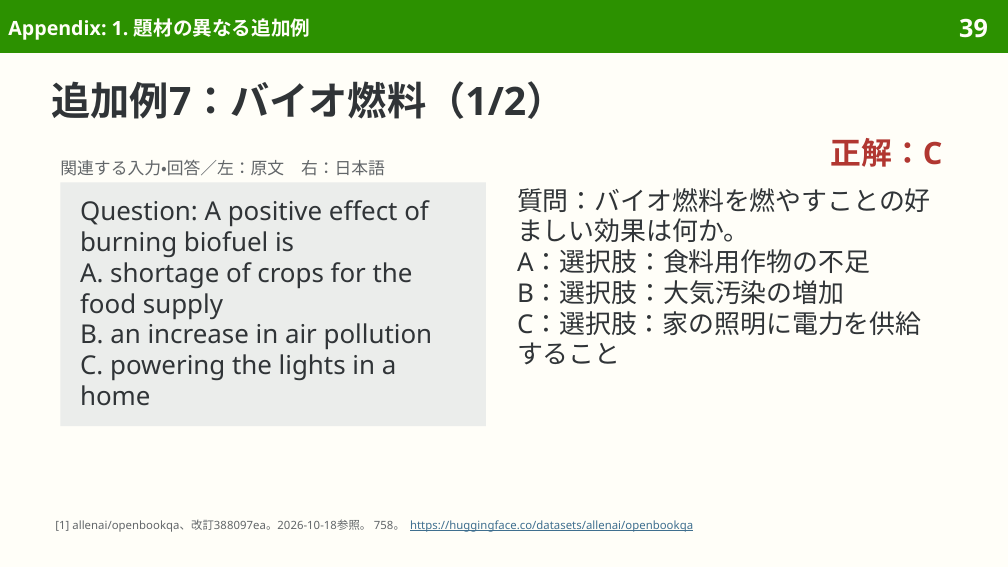
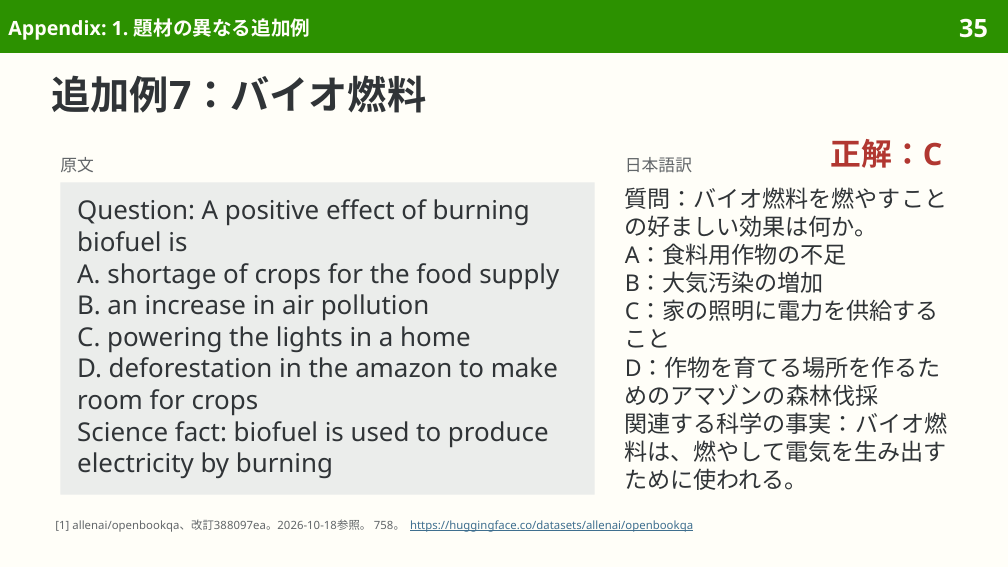
Before and after one commit to sasakiy84/datasets-in-10-minutes, a slide deck: slide 35 of slides/datasets-in-10-minutes-openbookqa.pptx (slide 39 before the commit). Drawn at 1008x567 pixels with LibreOffice and Linux fonts; fonts in the diff are those of the drawing. Boxes give left, top, right and bottom in pixels: in the first picture for what was removed or moved away, otherwise in the second. Text is boxed around its words. In the diff, an @@ line names an element or a change of style, - is before the commit and + after.

```diff
--- a/slides/datasets-in-10-minutes-openbookqa.pptx
+++ b/slides/datasets-in-10-minutes-openbookqa.pptx
@@ page number at (959, 18, 988, 38): text changed @@
-39
+35
@@ title at (52, 75, 427, 113): text changed @@
-追加例7：バイオ燃料（1/2）
+追加例7：バイオ燃料
@@ text "正解：C" at (831, 139, 943, 168): line spacing 26.4pt to 26.8pt @@
@@ text removed at (60, 160, 385, 176) @@
-関連する入力・回答／左：原文 右：日本語
@@ text added at (60, 157, 94, 173), 12 pt, text #626669 @@
+原文
@@ text added at (625, 157, 692, 173), 12 pt, text #626669 @@
+日本語訳
@@ rectangle "Question: A positive effect of ...": place and size @@
-rectangle "Question: A positive effect of ..." at (60, 182, 486, 426)
+rectangle "Question: A positive effect of ..." at (60, 182, 595, 495)
@@ rectangle "Question: A positive effect of ..." at (60, 182, 595, 495): vertical alignment middle to top @@
@@ text in rectangle at (77, 199, 559, 353): line spacing 22pt to 22.6pt @@
@@ text at (625, 187, 947, 237): size 18.5 to 16.5 pt in "質問：バイオ燃料を燃やすことの好ましい効果は何か。"; line spacing 22pt to 20.1pt @@
@@ text "質問：バイオ燃料を燃やすことの好ましい効果は何か。": place and size @@
-text "質問：バイオ燃料を燃やすことの好ましい効果は何か。" at (517, 188, 931, 365)
+text "質問：バイオ燃料を燃やすことの好ましい効果は何か。" at (625, 187, 947, 490)
@@ text at (625, 243, 947, 490): text changed; size 18.5 to 16.5 pt @@
-A：選択肢：食料用作物の不足
-B：選択肢：大気汚染の増加
-C：選択肢：家の照明に電力を供給すること
+A：食料用作物の不足
+B：大気汚染の増加
+C：家の照明に電力を供給すること
+D：作物を育てる場所を作るためのアマゾンの森林伐採
+関連する科学の事実：バイオ燃料は、燃やして電気を生み出すために使われる。
@@ text in rectangle at (77, 357, 558, 478): paragraphs added @@
+D. deforestation in the amazon to make room for crops
+Science fact: biofuel is used to produce electricity by burning
```
Also in this commit, not shown: 12 other slides changed, 5 slides removed, 9 other files.
